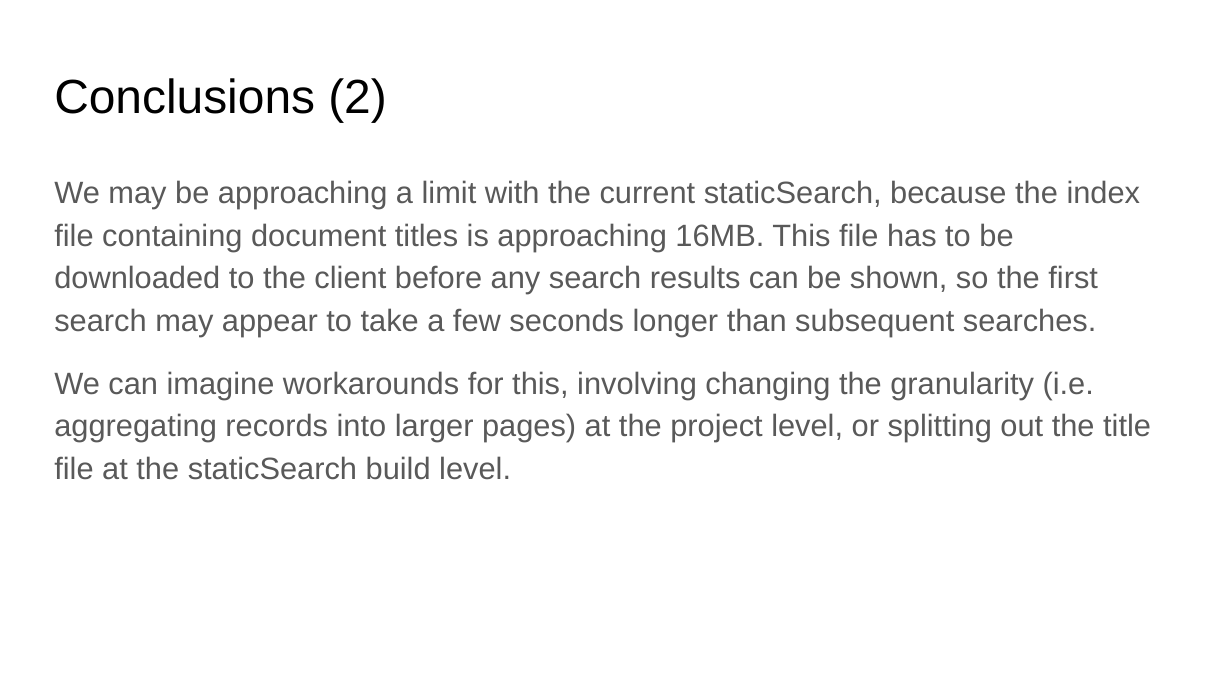
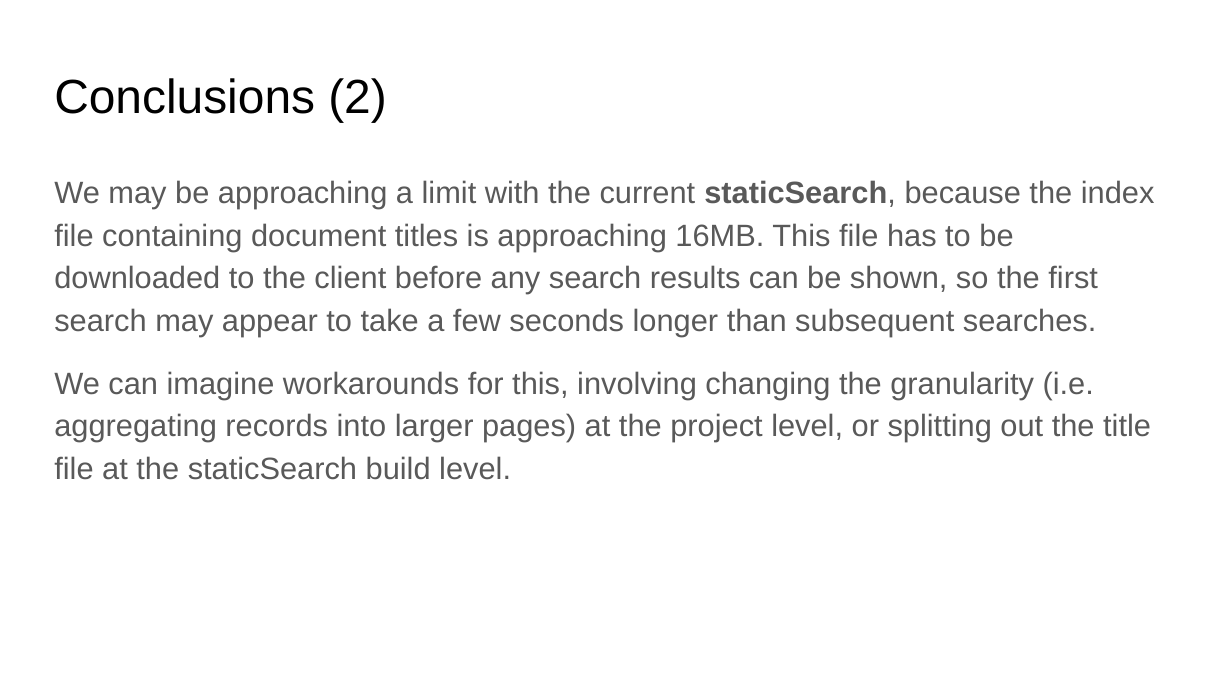
Before and after one commit to projectEndings/Endings, a slide deck: slide 29 of presentations/DH_2022/How_big_can_a_static_site_be.odp. Drawn at 1232x693 pixels with LibreOffice and Linux fonts; fonts in the diff are those of the drawing; background and template pictures are left out. Boxes give left, top, right and bottom in pixels: in the first picture for what was removed or moved away, otherwise in the second. Text is boxed around its words. In the diff, an @@ line names an element or a change of style, - is before the commit and + after.

```diff
--- a/presentations/DH_2022/How_big_can_a_static_site_be.odp
+++ b/presentations/DH_2022/How_big_can_a_static_site_be.odp
@@ text at (54, 180, 1155, 336): bold on in "staticSearch," @@
```
Also in this commit, not shown: 1 other slide changed, 1 other file.
